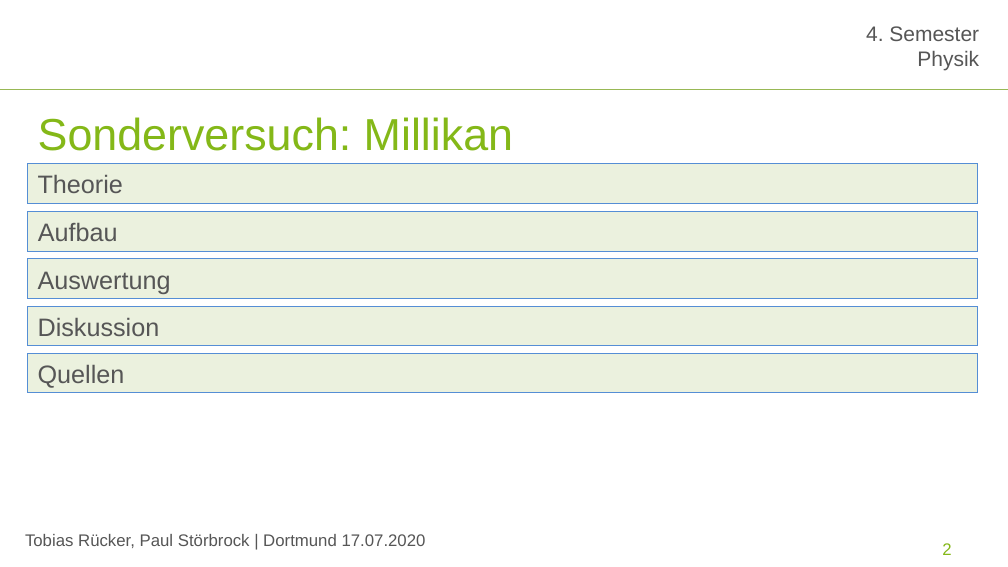
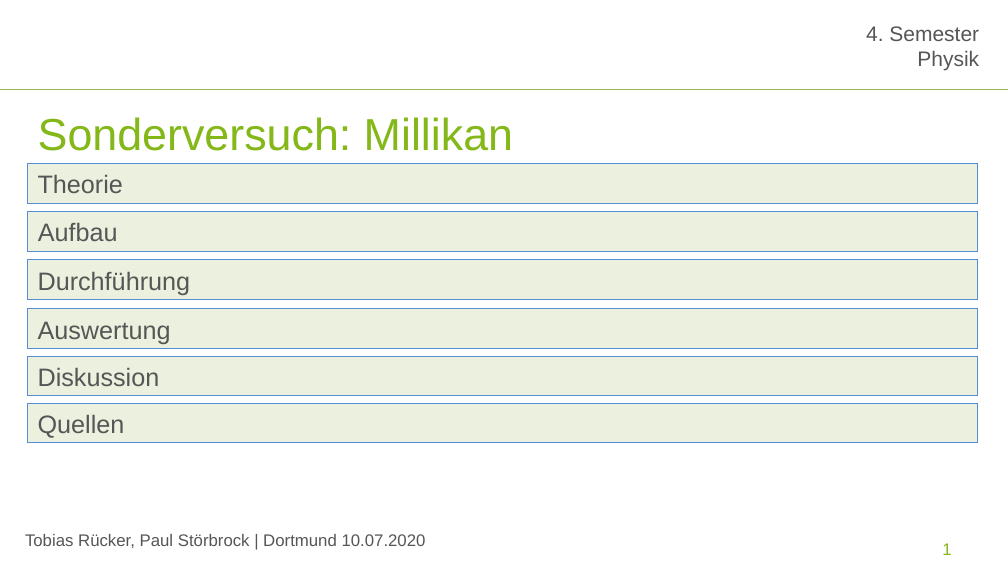
Before and after one commit to paul-stoerbrock/Praktikum, a slide deck: slide 1 of SV/SV_Millikan.pptx (slide 2 before the commit). Drawn at 1008x567 pixels with LibreOffice and Linux fonts; fonts in the diff are those of the drawing; background and template pictures are left out. Boxes give left, top, right and bottom in pixels: in the first picture for what was removed or moved away, otherwise in the second. Text is boxed around its words. In the diff, an @@ line names an element or a change of style, - is before the commit and + after.

```diff
--- a/SV/SV_Millikan.pptx
+++ b/SV/SV_Millikan.pptx
@@ rectangle added at bbox=[27, 260, 977, 299], fill #EBF1DE, outline #558ED5 0.75 pt, 18 pt, text #565656 @@
+Durchführung
@@ 3 rectangles: place and size @@
-3 rectangles at bbox=[27, 259, 977, 392]
+3 rectangles at bbox=[27, 308, 977, 443]
@@ text at bbox=[25, 534, 426, 548]: text changed @@
-Tobias Rücker, Paul Störbrock | Dortmund 17.07.2020
+Tobias Rücker, Paul Störbrock | Dortmund 10.07.2020
@@ page number at bbox=[942, 543, 951, 555]: text changed @@
-2
+1
```
Also in this commit, not shown: 9 other slides changed, 1 slide added, 2 slides removed.
